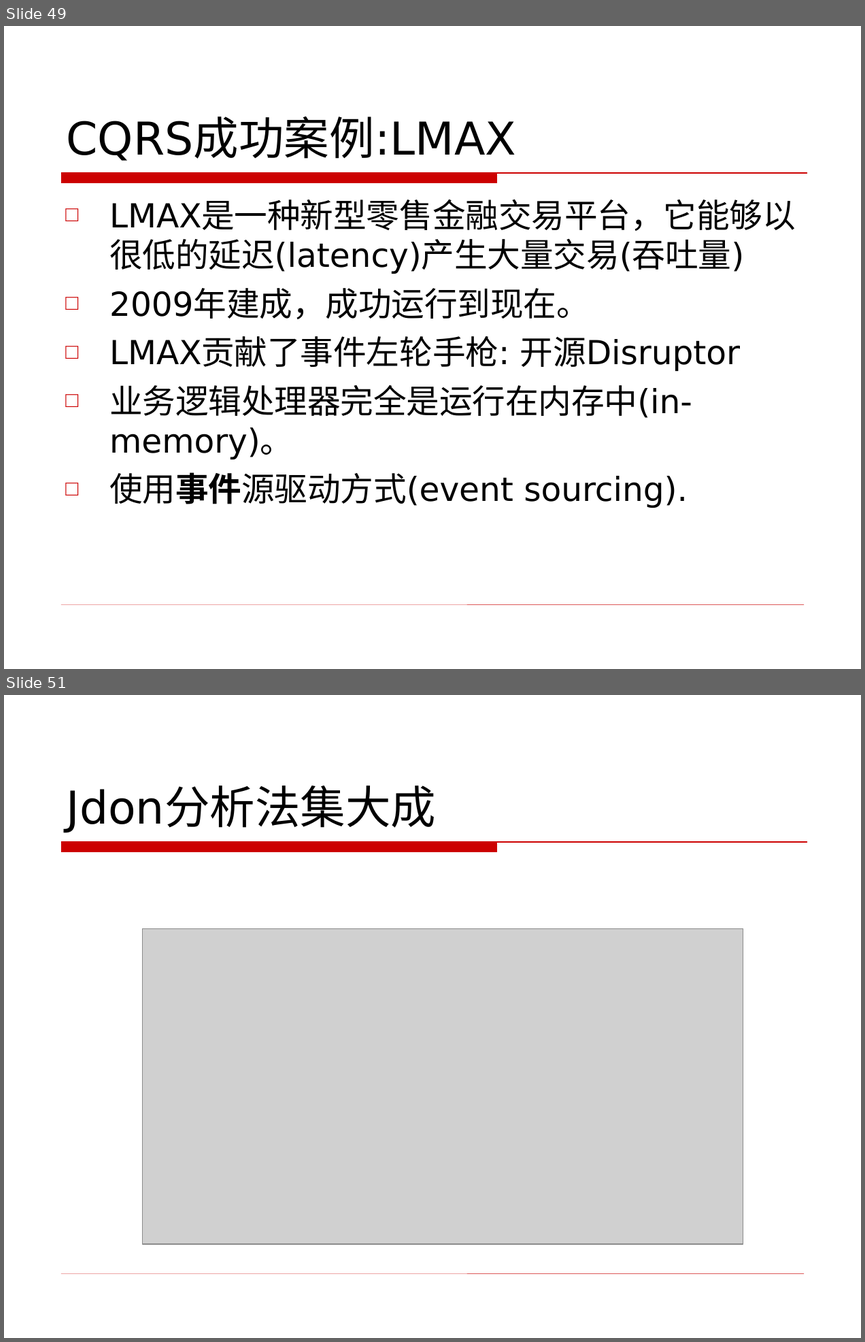
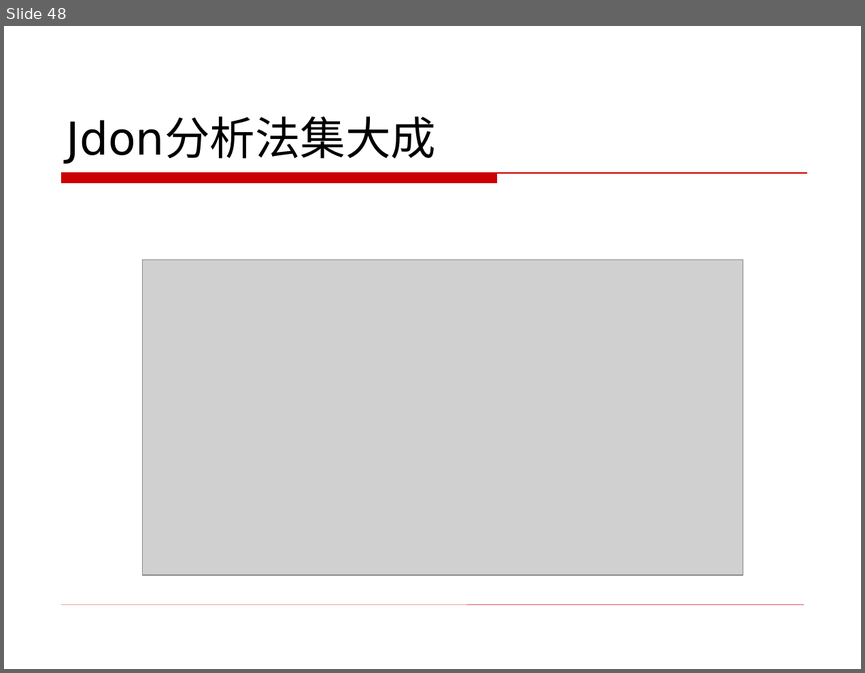
Before and after one commit to banq/jdonframework, a slide deck: doc/chinese/事件驱动编程.ppt. Shown one above the other, each under a label of ours: slides 49 and 51 before the commit, slide 48 after it; the slides between them are not shown. The pictures are 865x1342 and 865x673 pixels, drawn with LibreOffice and Linux fonts; fonts in the diff are those of the drawing; grey boxes stand for pictures; background and template pictures are left out. Boxes give left, top, right and bottom in pixels: in the first picture for what was removed or moved away, otherwise in the second. Text is boxed around its words. In the diff, an @@ line names an element or a change of style, - is before the commit and + after.

Commit message:
fixed

```diff
--- a/doc/chinese/事件驱动编程.ppt
+++ b/doc/chinese/事件驱动编程.ppt
@@ slide 49 removed at <box>4,26,861,669</box>, background picture (left out); not listed: 2 template elements that a slide beside it also shows @@
@@ title removed at <box>67,118,517,161</box> @@
-CQRS成功案例:LMAX
@@ text removed at <box>109,200,796,507</box> @@
-□ LMAX是一种新型零售金融交易平台，它能够以很低的延迟(latency)产生大量交易(吞吐量)
-□ 2009年建成，成功运行到现在。
-□ LMAX贡献了事件左轮手枪: 开源Disruptor
-□ 业务逻辑处理器完全是运行在内存中(in-memory)。
-□ 使用事件源驱动方式(event sourcing).
@@ what was slide 51 is now slide 48 @@
```
Also in this commit, not shown: 1 slide added, 2 other slides removed.
